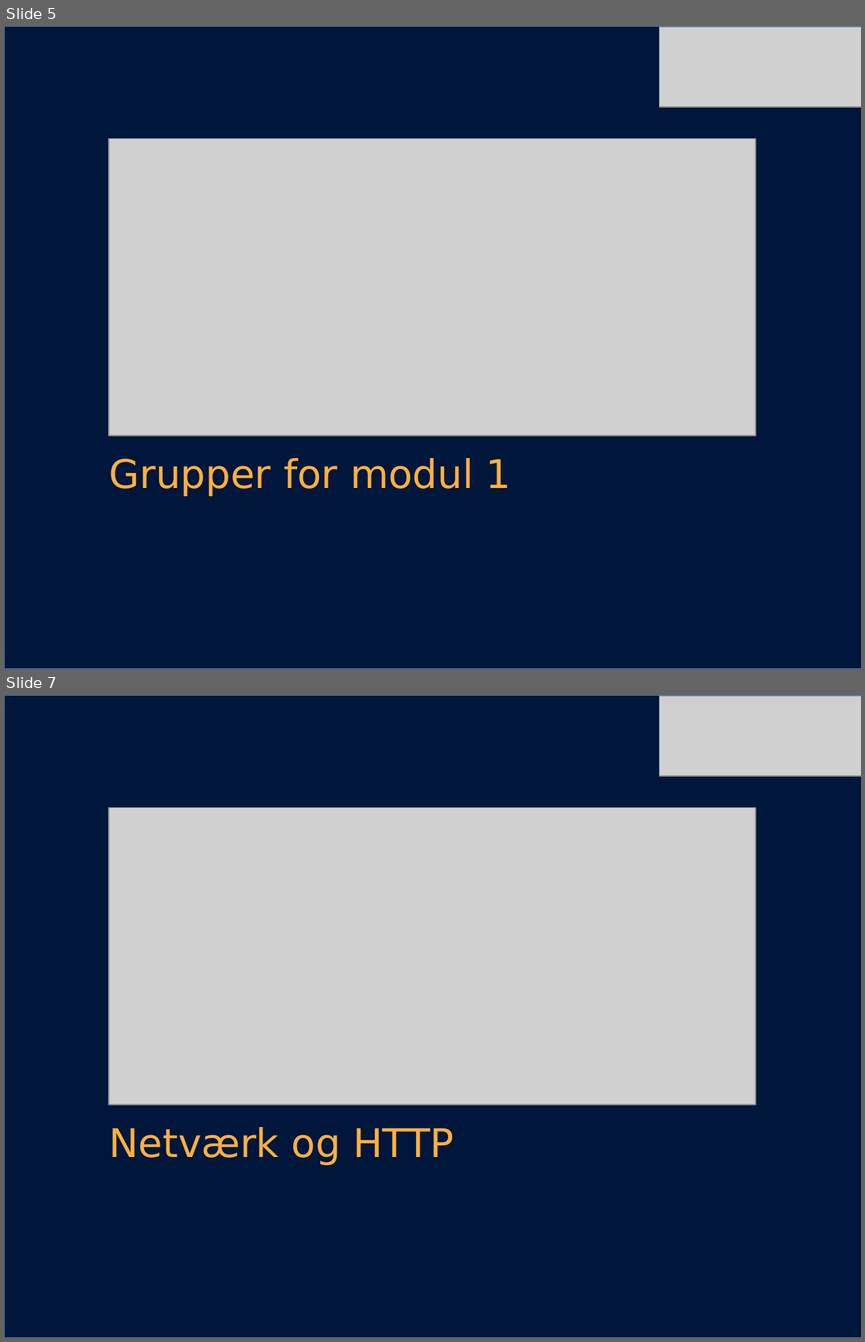
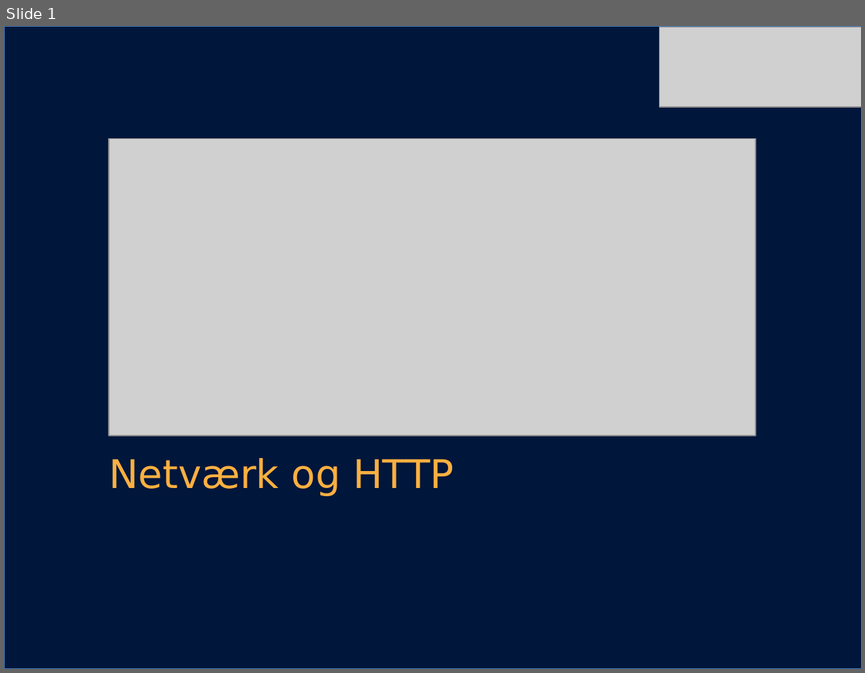
Before and after one commit to dat2Cph/content, a slide deck: http_network/network_http.pptx. Shown one above the other, each under a label of ours: slides 5 and 7 before the commit, slide 1 after it; the slides between them are not shown. The pictures are 865x1342 and 865x673 pixels, drawn with LibreOffice and Linux fonts; fonts in the diff are those of the drawing; grey boxes stand for pictures; background and template pictures are left out. Boxes give left, top, right and bottom in pixels: in the first picture for what was removed or moved away, otherwise in the second. Text is boxed around its words. In the diff, an @@ line names an element or a change of style, - is before the commit and + after.

```diff
--- a/http_network/network_http.pptx
+++ b/http_network/network_http.pptx
@@ slide 5 removed at (4, 26, 861, 669), background #FFFFFF @@
@@ rectangle removed at (4, 26, 861, 669) @@
@@ picture removed at (660, 27, 861, 106) @@
@@ picture removed at (109, 139, 755, 436) @@
@@ text removed at (109, 458, 511, 496) @@
-Grupper for modul 1
@@ what was slide 7 is now slide 1 @@
```
Also in this commit, not shown: 2 slides changed, 5 other slides removed, 2 other files.
